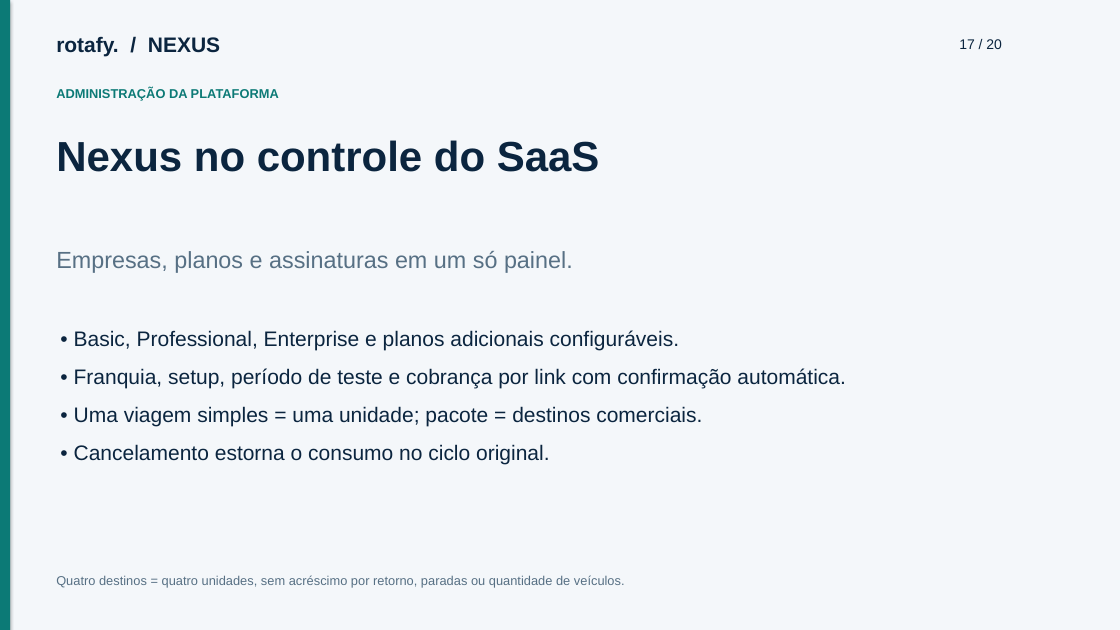
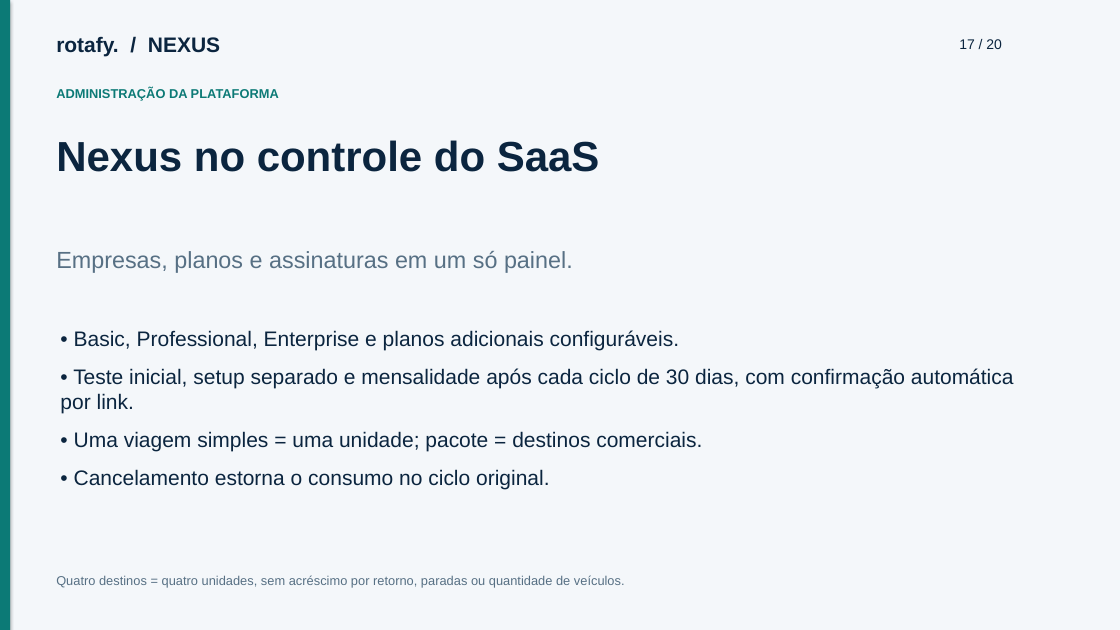
Before and after one commit to cfartes/rotafy, a slide deck: slide 17 of frontend/public/documentacao/apresentacao.pptx. Drawn at 1120x630 pixels with LibreOffice and Linux fonts; fonts in the diff are those of the drawing. Boxes give left, top, right and bottom in pixels: in the first picture for what was removed or moved away, otherwise in the second. Text is boxed around its words. In the diff, an @@ line names an element or a change of style, - is before the commit and + after.

Commit message:
Separate setup charge and bill usage after thirty-day cycles (#5)

```diff
--- a/frontend/public/documentacao/apresentacao.pptx
+++ b/frontend/public/documentacao/apresentacao.pptx
@@ text at [60, 368, 1014, 413]: text changed @@
-• Franquia, setup, período de teste e cobrança por link com confirmação automática.
+• Teste inicial, setup separado e mensalidade após cada ciclo de 30 dias, com confirmação automática por link.
```
Also in this commit, not shown: 26 other files.
